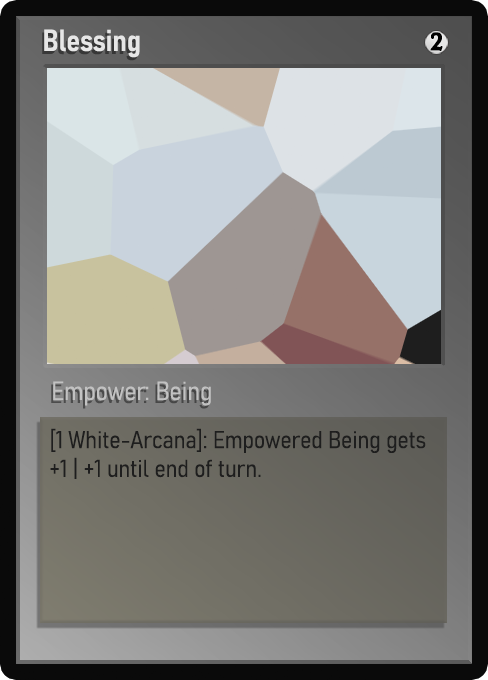
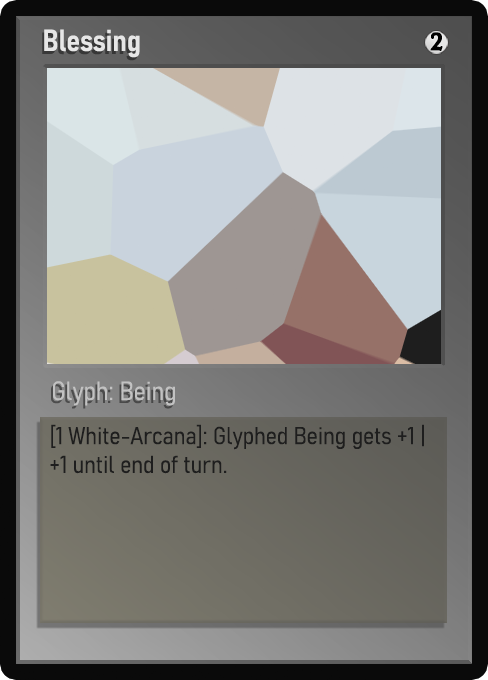
The second w=488, h=680 image is a revision of the first. Changes to its layers:
painted on "Class" over left=53, top=381, right=211, bottom=406
painted on "Desc_norm" over left=50, top=424, right=426, bottom=479
